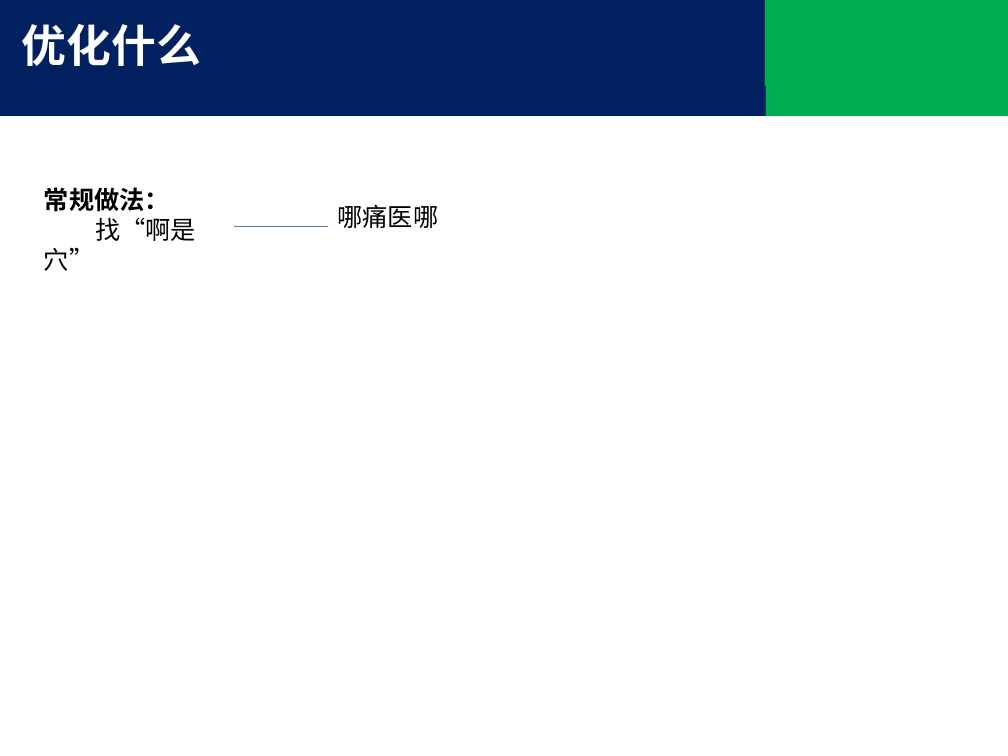
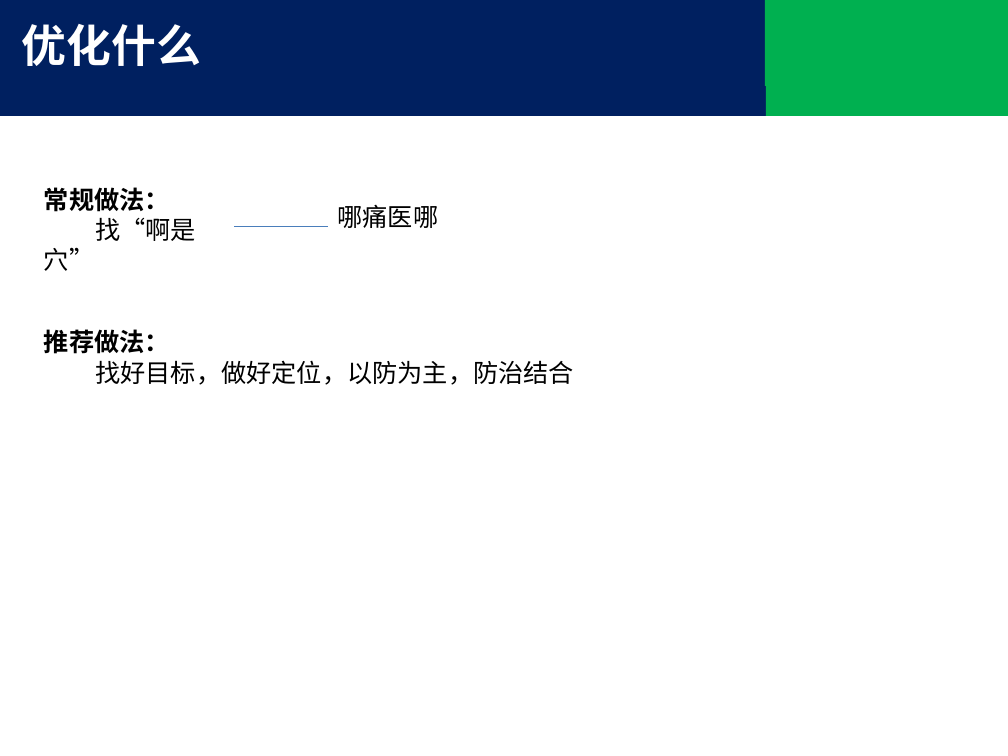
Before and after one commit to tjx222/javatrain, a slide deck: slide 4 of 前端优化.pptx. Drawn at 1008x756 pixels with LibreOffice and Linux fonts; fonts in the diff are those of the drawing; background and template pictures are left out. Boxes give left, top, right and bottom in pixels: in the first picture for what was removed or moved away, otherwise in the second. Text is boxed around its words. In the diff, an @@ line names an element or a change of style, - is before the commit and + after.

Commit message:
add one page

```diff
--- a/前端优化.pptx
+++ b/前端优化.pptx
@@ text added at [44, 329, 574, 385], 18 pt, text #000000 @@
+推荐做法：
+找好目标，做好定位，以防为主，防治结合
```
Also in this commit, not shown: 1 other slide changed.
